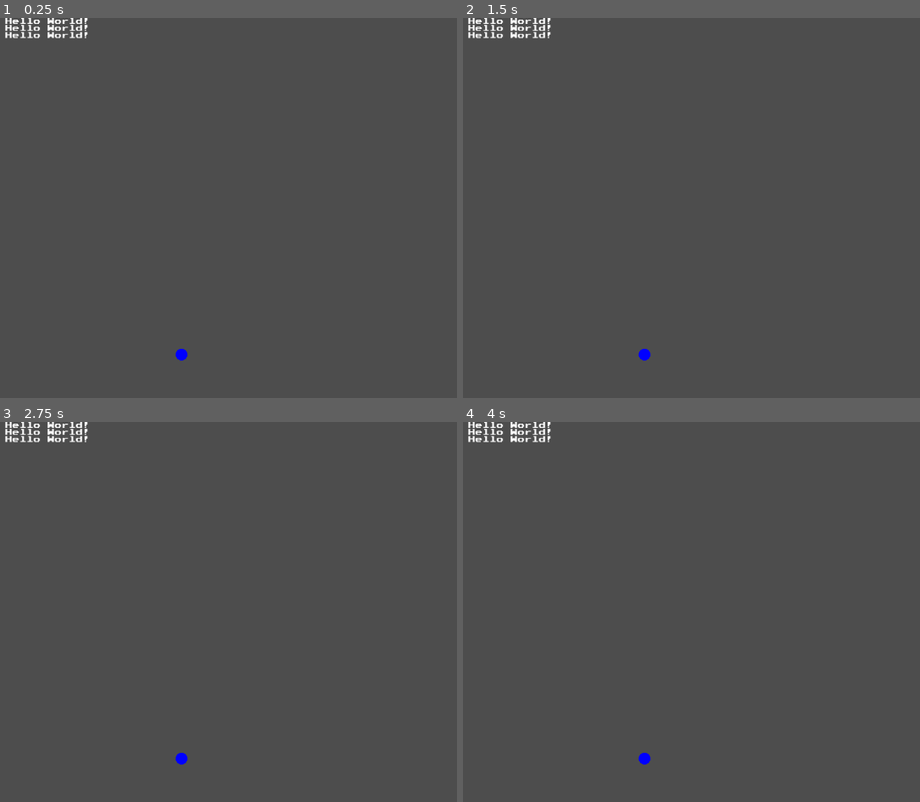
Above: before the commit, frames 1-4 (two rows, left to right).
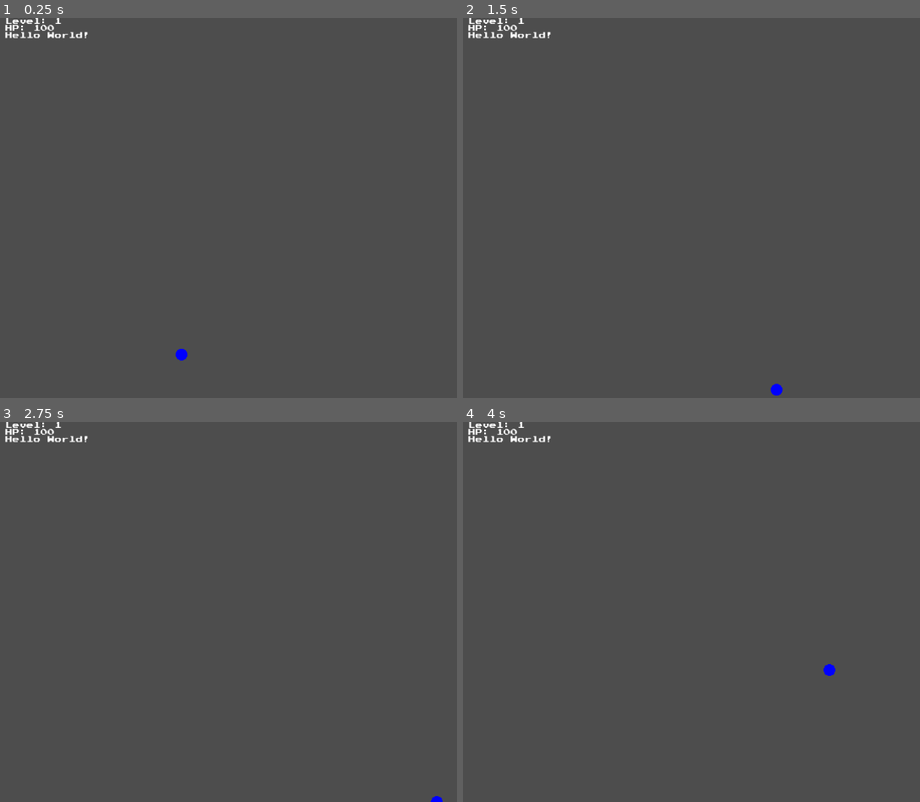
Above: after the commit, the same moments.

Repository: CN-Curriculum-Development/BB-Shape-Jam
Game: Godot game, scene res://Scenes/Levels/Main.tscn
The game is run twice, just before and just after one commit, with the same random seed, the same clock (stepped at 60 frames per second) and the same inputs.
Inputs:
- Up to frame 1 (0.25 s): no input
- Up to frame 2 (1.5 s): tap Enter (ui_accept) at 0.5, 1.35 s; hold Right (ui_right) 0.53-1.28 s; hold Enter (ui_accept) 0.53-1.28 s; hold Down (ui_down) from 1.28 s (still down)
- Up to frame 3 (2.75 s): tap Enter (ui_accept) at 1.52, 1.82, 2 s; release Down (ui_down) at 2.03 s; hold Right (ui_right) from 2.03 s (still down); hold Enter (ui_accept) from 2.03 s (still down)
- Up to frame 4 (4 s): release Right (ui_right) at 2.78 s; release Enter (ui_accept) at 2.78 s; hold Up (ui_up) 2.78-3.53 s; tap Enter (ui_accept) at 2.85, 3.02, 3.32 s; hold Left (ui_left) from 3.53 s (still down); hold Enter (ui_accept) from 3.53 s (still down)

The runs differ from the first frame. In frame 1, 0.3% of the frame differs, in the area x 1-20%, y 0-4%; in frame 2, 0.4%, in the area x 1-70%, y 0-100%; in frame 3, 0.4%; in frame 4, 0.4%.
Error after the commit: Compile Error: Identifier not found: Array (res://Scripts/enemy_controller.gd:3)

Commit message:
Majority of Scripts Made

Diff:
--- a/Scenes/Levels/Main.tscn
+++ b/Scenes/Levels/Main.tscn
@@ -1,11 +1,13 @@
-[gd_scene load_steps=16 format=3 uid="uid://b420jd6ybrul7"]
+[gd_scene load_steps=18 format=3 uid="uid://b420jd6ybrul7"]
 
 [ext_resource type="Script" uid="uid://cevypyow2wi83" path="res://Scripts/player_controls.gd" id="1_07780"]
 [ext_resource type="CapsuleMesh" uid="uid://ck77gcsngpo4g" path="res://Assets/Meshes/player_mesh.tres" id="1_vdr06"]
+[ext_resource type="PackedScene" uid="uid://v8sfejoh6vvv" path="res://Scenes/Objects/projectile.tscn" id="2_otbr7"]
 [ext_resource type="Texture2D" uid="uid://d3kjw0umta3m5" path="res://Assets/Textures/player_texture.tres" id="2_t355s"]
 [ext_resource type="Script" uid="uid://dh2w4tce8gtfh" path="res://Scripts/powerup_controller.gd" id="4_d31q8"]
 [ext_resource type="Script" uid="uid://d1h7a3o4mnxka" path="res://Scripts/enemy_emitter_controller.gd" id="5_d31q8"]
 [ext_resource type="Script" uid="uid://c8xv83apapk6j" path="res://Scripts/game_space_controller.gd" id="6_dmpbk"]
+[ext_resource type="PackedScene" uid="uid://bfwaxp7qxjjk8" path="res://Scenes/Objects/enemy.tscn" id="6_mv52a"]
 [ext_resource type="Script" uid="uid://dhchmep4ds4om" path="res://Scripts/star_generator.gd" id="7_r66ge"]
 [ext_resource type="FontFile" uid="uid://ccck25vsduay8" path="res://Assets/Fonts/PressStart2P.ttf" id="8_4ih0k"]
 [ext_resource type="Script" uid="uid://pfuc5mvqpnn4" path="res://Scripts/level_controller.gd" id="9_mv52a"]
@@ -28,6 +30,7 @@
 [node name="Main" type="Node2D"]
 
 [node name="Main Camera" type="Camera2D" parent="."]
+position = Vector2(576, 324)
 
 [node name="WorldEnvironment" type="WorldEnvironment" parent="Main Camera"]
 environment = SubResource("Environment_4ih0k")
@@ -35,9 +38,16 @@
 [node name="Audio Player" type="AudioStreamPlayer2D" parent="Main Camera"]
 
 [node name="Player" type="RigidBody2D" parent="." groups=["Player"]]
-position = Vector2(0, 250)
+position = Vector2(576, 574)
 gravity_scale = 0.0
+continuous_cd = 2
+contact_monitor = true
+max_contacts_reported = 1
 script = ExtResource("1_07780")
+speed = 5.0
+projectile_force = 0.1
+fire_rate = 0.1
+projectile = ExtResource("2_otbr7")
 
 [node name="Mesh" type="MeshInstance2D" parent="Player"]
 scale = Vector2(10, 10)
@@ -48,13 +58,17 @@
 shape = SubResource("CircleShape2D_07780")
 
 [node name="Powerup Emitter" type="Node2D" parent="."]
+position = Vector2(576, 324)
 script = ExtResource("4_d31q8")
 
 [node name="Enemy Controller" type="Node2D" parent="."]
-position = Vector2(0, -400)
+position = Vector2(576, -76)
 script = ExtResource("5_d31q8")
+enemy = ExtResource("6_mv52a")
+spawn_rate = 5.0
 
 [node name="Waypoints" type="Node2D" parent="."]
+position = Vector2(576, 324)
 
 [node name="Waypoint 1" type="Node2D" parent="Waypoints"]
 position = Vector2(-500, -250)
@@ -72,6 +86,7 @@
 position = Vector2(500, -50)
 
 [node name="Game Space" type="Area2D" parent="."]
+position = Vector2(576, 324)
 script = ExtResource("6_dmpbk")
 
 [node name="Collision" type="CollisionShape2D" parent="Game Space"]
@@ -79,6 +94,7 @@
 shape = SubResource("RectangleShape2D_d31q8")
 
 [node name="Star Field" type="Node2D" parent="."]
+position = Vector2(576, 324)
 script = ExtResource("7_r66ge")
 
 [node name="CanvasLayer" type="CanvasLayer" parent="."]
@@ -115,3 +131,5 @@
 text = "Hello World!"
 label_settings = SubResource("LabelSettings_dm2qe")
 script = ExtResource("11_5wxa7")
+
+[connection signal="area_exited" from="Game Space" to="Game Space" method="OnAreaExited"]
--- a/Scenes/Objects/enemy.tscn
+++ b/Scenes/Objects/enemy.tscn
@@ -9,7 +9,9 @@
 
 [node name="Enemy" type="RigidBody2D" groups=["Enemy"]]
 gravity_scale = 0.0
+continuous_cd = 2
 contact_monitor = true
+max_contacts_reported = 1
 script = ExtResource("1_ink2j")
 enemy_speed = 2.0
 enemy_health = 10
--- a/Scenes/Objects/giant_enemy.tscn
+++ b/Scenes/Objects/giant_enemy.tscn
@@ -9,21 +9,18 @@
 
 [node name="Enemy" type="RigidBody2D" groups=["Enemy"]]
 gravity_scale = 0.0
+continuous_cd = 2
+contact_monitor = true
+max_contacts_reported = 1
 script = ExtResource("1_6td88")
 enemy_speed = 1.5
 enemy_health = 30
-current_waypoint = null
-point_value = null
-patrol = null
 particle_size = 0.11
-particles_per_row = null
+particles_per_row = 6
 explosion_radius = 0.4
 explosion_force = 600.0
 explosion_upward = 150.0
 enemy_texture = ExtResource("3_6td88")
-target = null
-enemy_move_direction = null
-enemy_velocity = null
 
 [node name="Mesh" type="MeshInstance2D" parent="."]
 mesh = ExtResource("2_6td88")
--- a/Scripts/enemy_controller.gd
+++ b/Scripts/enemy_controller.gd
@@ -1,6 +1,6 @@
 extends RigidBody2D
 
-var move_patterns = Array()
+var move_patterns = Array[Node2D]
 @export var enemy_speed: float
 @export var enemy_health: int
 @export var current_waypoint: int
@@ -15,7 +15,7 @@
 @export var target: Vector2
 @export var enemy_move_direction: Vector2
 @export var enemy_velocity: Vector2
-var player_controller: Node2D
+var player: Node2D
 
 func _ready():
 	move_patterns.append(get_tree().get_root().find_node("Waypoint 1").transform())
@@ -26,10 +26,10 @@
 
 	current_waypoint = randi_range(0, len(move_patterns)-1)
 
-	player_controller = get_tree().get_root().find_node("Player")
+	player = get_tree().get_root().get_node("Main/Player")
 
 func _process(delta):
-	if player_controller.game_over:
+	if player.game_over:
 		return
 	else:
 		if current_waypoint < len(move_patterns)-1:
@@ -51,8 +51,8 @@
 
 		if enemy_health <= 0:
 			queue_free()
-			point_value = 500 * player_controller.current_level
-			player_controller.score += point_value
+			point_value = 500 * player.current_level
+			player.score += point_value
 
 			for x in range(0,particles_per_row):
 				for y in range(0, particles_per_row):
--- a/Scripts/enemy_emitter_controller.gd
+++ b/Scripts/enemy_emitter_controller.gd
@@ -1 +1,15 @@
 extends Node2D
+
+@export var enemy: PackedScene
+var player: Node2D
+@export var spawn_rate: float
+var next_spawn: float = 5.0
+
+func _ready():
+	player = get_tree().get_root().get_node("Main/Player")
+
+func _process(delta):
+	if player.game_over:
+		return
+	if Time.get_ticks_msec() / 1000 > next_spawn:
+		next_spawn = (Time.get_ticks_msec() / 1000) + spawn_rate
--- a/Scripts/game_space_controller.gd
+++ b/Scripts/game_space_controller.gd
@@ -1 +1,4 @@
 extends Area2D
+
+func OnAreaExited(area):
+	area.queue_free()
--- a/Scripts/hazard_firing.gd
+++ b/Scripts/hazard_firing.gd
@@ -1 +1,24 @@
-extends Node
+extends Node2D
+
+@export var hazard: PackedScene
+@export var player: Node2D
+@export var target: Vector2
+@export var hazard_move_direction: Vector2
+@export var hazard_spawn: Node2D
+@export var fire_rate: float
+var next_fire: float
+@export var speed: float
+
+func _ready():
+	player = get_tree().get_root().get_node("Main/Player")
+
+func _process(delta):
+	if player.game_over:
+		return
+
+	target = player.position
+
+	hazard_move_direction = target - position
+
+	if Time.get_ticks_msec() / 1000 > next_fire:
+		next_fire = (Time.get_ticks_msec() / 1000) + fire_rate
--- a/Scripts/hp_controller.gd
+++ b/Scripts/hp_controller.gd
@@ -1 +1,12 @@
 extends Label
+
+@export var player: Node2D
+
+func _ready():
+	player = get_tree().get_root().get_node("Main/Player")
+
+func _process(delta):
+	if player.game_over:
+		text = "GAME OVER! RESTART THE GAME TO TRY AGAIN"
+	else:
+		text = "HP: " + str(player.player_health)
--- a/Scripts/level_controller.gd
+++ b/Scripts/level_controller.gd
@@ -1 +1,9 @@
 extends Label
+
+@export var player: Node2D
+
+func _ready():
+	player = get_tree().get_root().get_node("Main/Player")
+
+func _process(delta):
+	text = "Level: " + str(player.current_level)
--- a/Scripts/player_controls.gd
+++ b/Scripts/player_controls.gd
@@ -1,5 +1,50 @@
 extends RigidBody2D
 
-var game_over: bool = false
-var current_level: int = 1
-var score: int = 0
+@export var speed: float
+@export var projectile_force: float
+@export var fire_rate: float
+@export var current_level: int = 1
+var next_fire: float
+
+@export var player_health = 100
+@export var score: int = 0
+@export var game_over: bool = false
+
+var move_direction: Vector2 = Vector2.ZERO
+@export var projectile: PackedScene
+
+func _ready():
+	current_level = 1
+	score = 0
+
+func _physics_process(delta):
+	move_direction = Vector2(Input.get_axis("ui_left", "ui_right"), Input.get_axis("ui_up", "ui_down"))
+	if not game_over:
+		position += move_direction * speed
+	position = Vector2(
+		clampf(position.x,
+		0,
+		get_viewport_rect().size.x),
+		clampf(position.y,
+		0,
+		get_viewport_rect().size.y),
+	)
+
+	if len(get_colliding_bodies()) > 0:
+		var body = get_colliding_bodies()[0]
+		if body.is_in_group("Hazard"):
+			print("Player Hit!")
+			body.queue_free()
+			player_health -= 1
+
+func _process(delta):
+	if game_over:
+		return
+
+	if Input.is_action_pressed("ui_accept") and (Time.get_ticks_msec() / 1000) > next_fire:
+		next_fire = Time.get_ticks_msec() / 1000
+
+
+
+	if player_health <= 0:
+		game_over = true
--- a/Scripts/powerup_behavior.gd
+++ b/Scripts/powerup_behavior.gd
@@ -1 +1,24 @@
 extends RigidBody2D
+
+@export var enemies: Array[PackedScene]
+var player: Node2D
+
+func _ready():
+	player = get_tree().get_root().get_node("Main/Player")
+
+func _process(delta):
+	if player.game_over:
+		return
+	else:
+		position = position - Vector2(0, 0.03)
+
+func _physics_process(delta):
+	if len(get_colliding_bodies()) > 0:
+		var body = get_colliding_bodies()[0]
+		if body.is_in_group("Player"):
+			print("Level Up!")
+			queue_free()
+			body.current_level += 1
+
+			for enemy in get_tree().get_nodes_in_group("Enemy"):
+				enemy.enemy_health += 5
